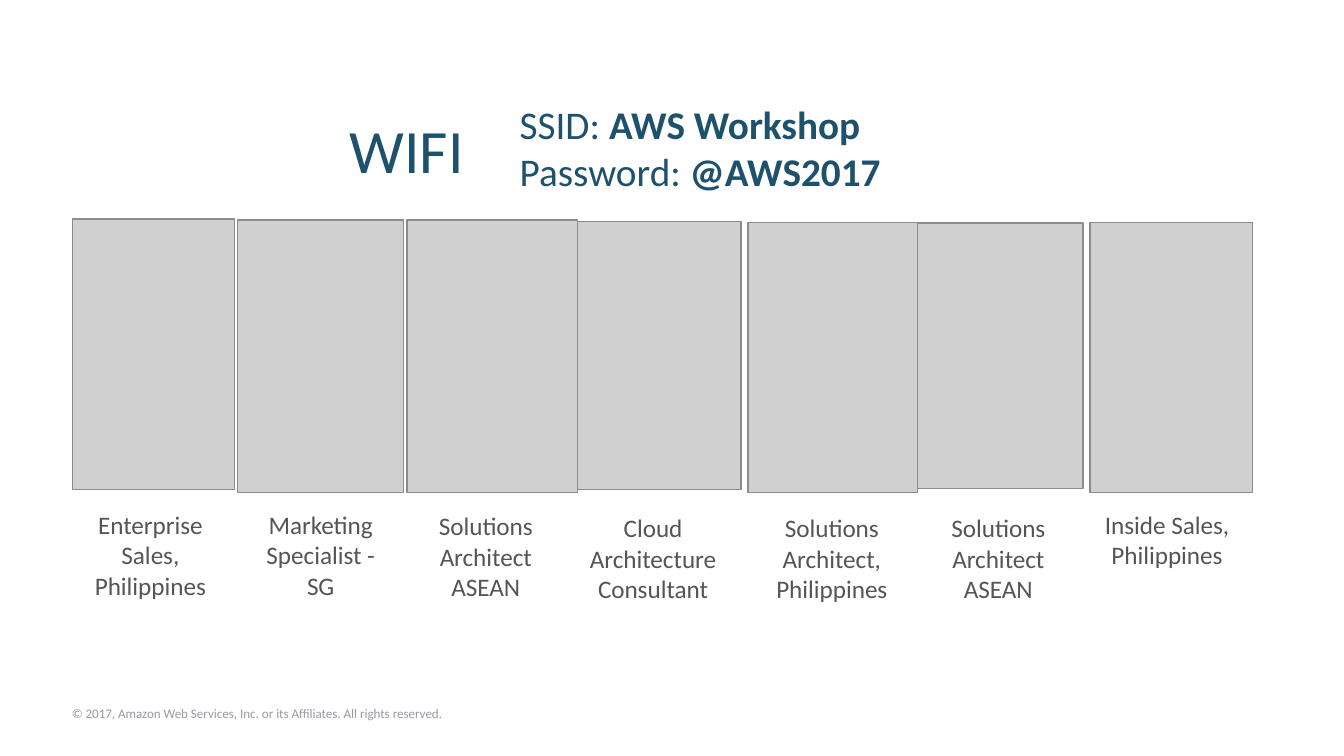
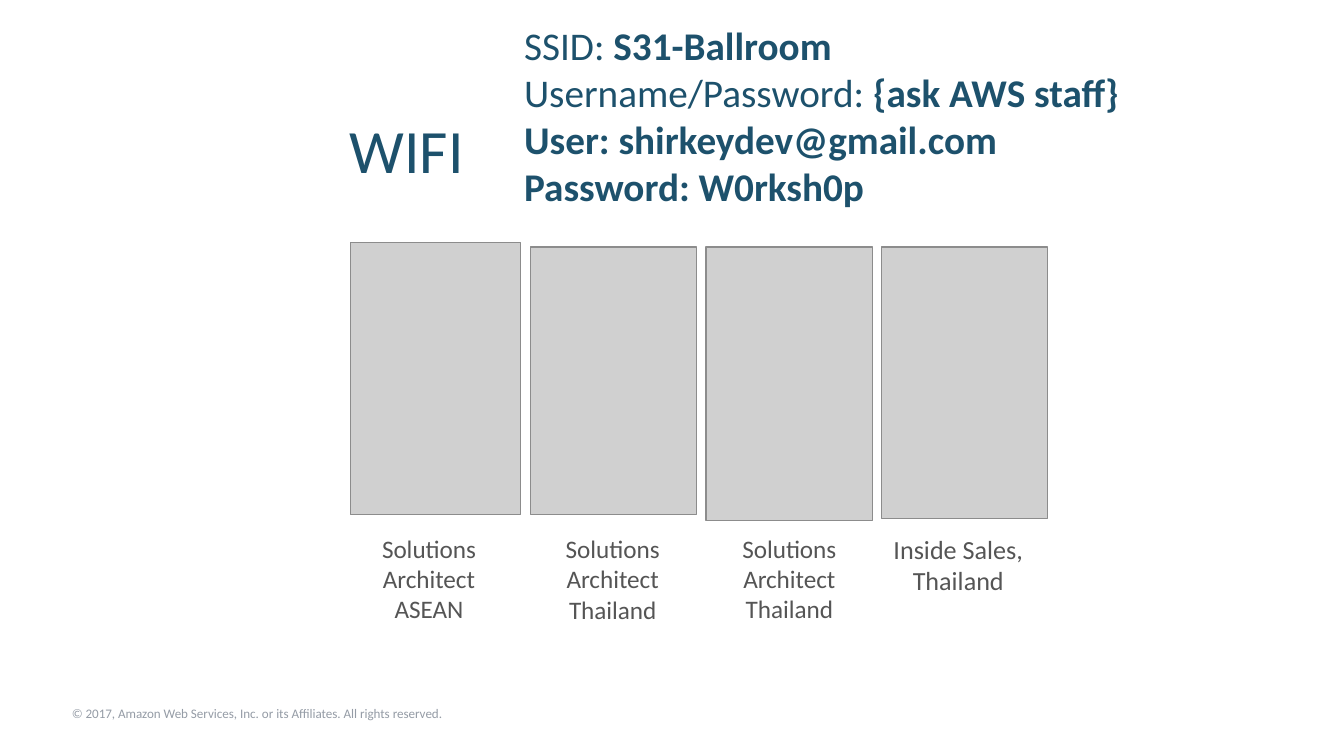
Before and after one commit to shirkeyaws/aws-dms-workshop, a slide deck: slide 1 of deck/city-specific/dms-workshop-BKK.pptx. Drawn at 1344x756 pixels with LibreOffice and Linux fonts; fonts in the diff are those of the drawing; grey boxes stand for pictures; background and template pictures are left out. Boxes give left, top, right and bottom in pixels: in the first picture for what was removed or moved away, otherwise in the second. Text is boxed around its words. In the diff, an @@ line names an element or a change of style, - is before the commit and + after.

Commit message:
added SGN workshop slide

```diff
--- a/deck/city-specific/dms-workshop-BKK.pptx
+++ b/deck/city-specific/dms-workshop-BKK.pptx
@@ text at box(524, 32, 1118, 207): text changed @@
-SSID: AWS Workshop
-Password: @AWS2017
+SSID: S31-Ballroom
+Username/Password: {ask AWS staff}
+User: shirkeydev@gmail.com
+Password: W0rksh0p
@@ picture removed at box(73, 219, 234, 489) @@
@@ picture removed at box(238, 220, 405, 493) @@
@@ picture removed at box(578, 222, 742, 489) @@
@@ picture removed at box(749, 223, 918, 493) @@
@@ picture removed at box(1090, 223, 1253, 493) @@
@@ picture: place and size @@
-picture at box(407, 220, 578, 493)
+picture at box(351, 242, 521, 515)
@@ picture added at box(531, 247, 696, 515) @@
@@ picture added at box(706, 247, 872, 521) @@
@@ picture: place and size @@
-picture at box(918, 223, 1083, 488)
+picture at box(882, 247, 1047, 519)
@@ text removed at box(95, 516, 206, 599) @@
-Enterprise Sales, Philippines
@@ text removed at box(266, 516, 373, 595) @@
-Marketing Specialist - SG
@@ text "Solutions Architect ASEAN": place and size @@
-text "Solutions Architect ASEAN" at box(439, 517, 533, 596)
+text "Solutions Architect ASEAN" at box(382, 540, 476, 618)
@@ text removed at box(590, 519, 716, 598) @@
-Cloud Architecture Consultant
@@ text at box(566, 540, 660, 619): text changed @@
-Solutions Architect ASEAN
+Solutions Architect Thailand
@@ text at box(742, 540, 836, 618): text changed @@
-Solutions Architect, Philippines
+Solutions Architect Thailand
@@ text at box(893, 541, 1023, 590): text changed; size 13.5 to 14 pt @@
-Inside Sales, Philippines
+Inside Sales, Thailand
```
Also in this commit, not shown: 5 other files.
